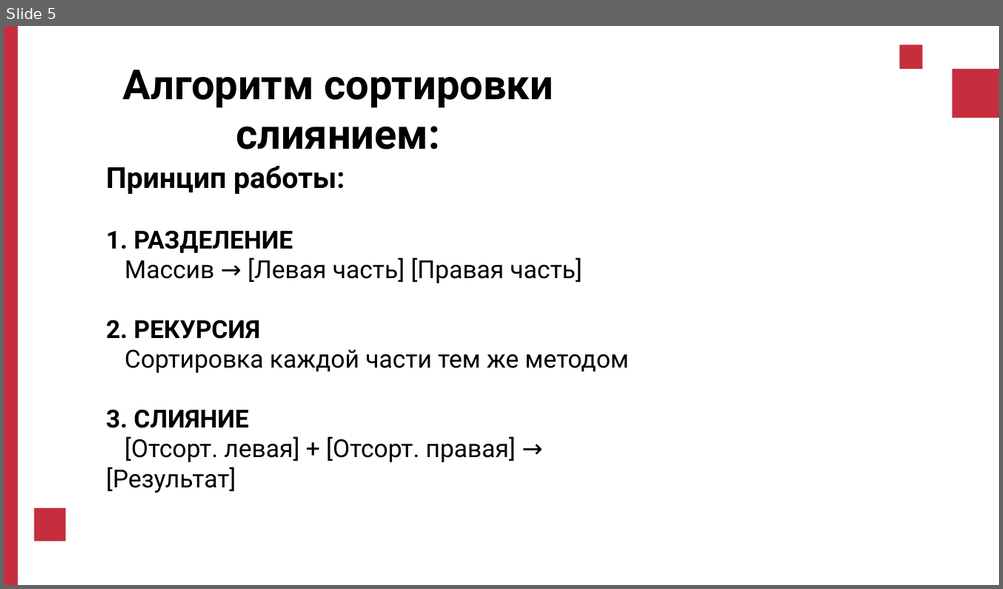
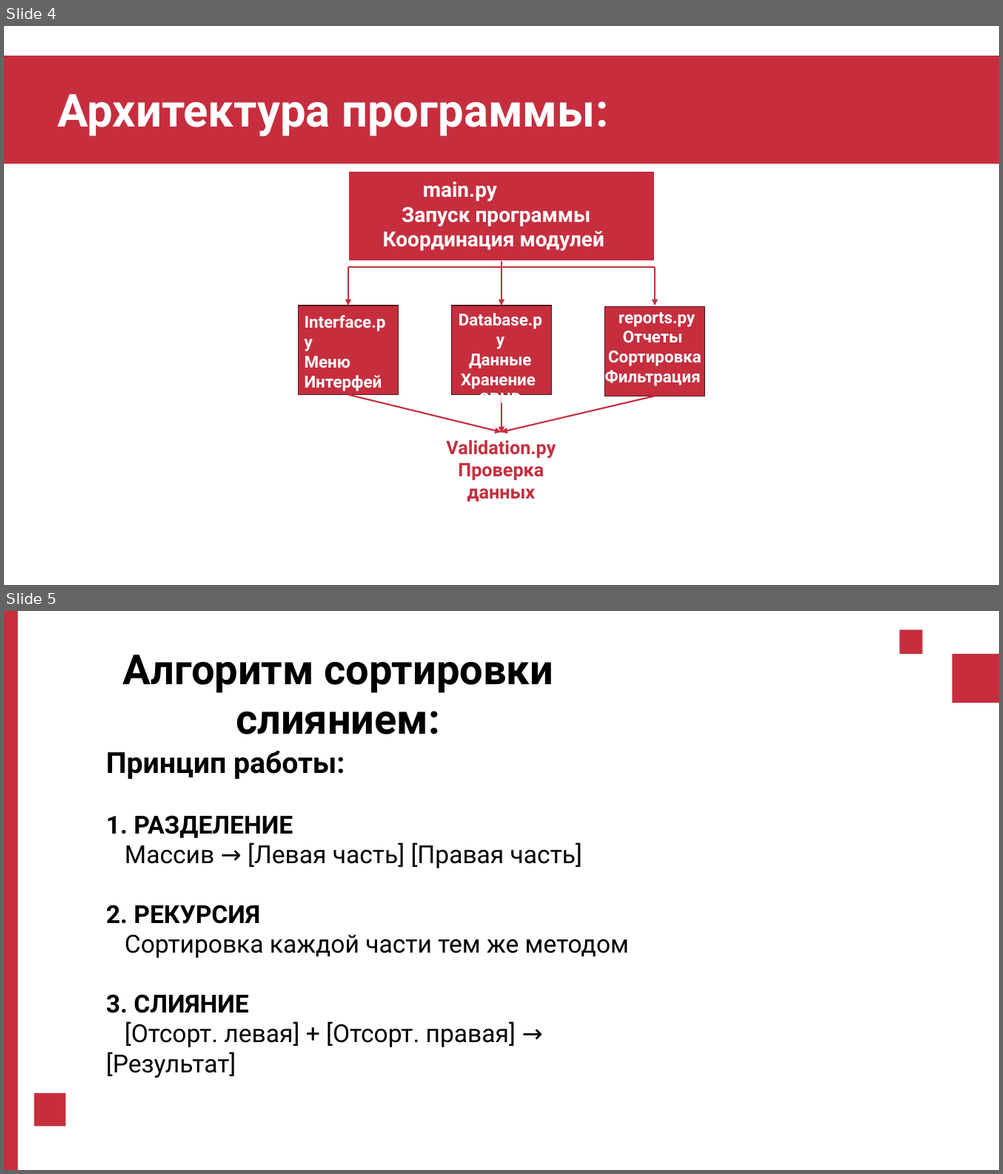
Before and after one commit to nashua43/Ychet_sotrudnikov, a slide deck: Презентация Витухина.pptx. Shown one above the other, each under a label of ours: slide 5 before the commit, slides 4 and 5 after it. The pictures are 1003x589 and 1003x1174 pixels, drawn with LibreOffice and Linux fonts; fonts in the diff are those of the drawing. Boxes give left, top, right and bottom in pixels: in the first picture for what was removed or moved away, otherwise in the second. Text is boxed around its words. In the diff, an @@ line names an element or a change of style, - is before the commit and + after.

```diff
--- a/Презентация Витухина.pptx
+++ b/Презентация Витухина.pptx
@@ slide 4 added at [4, 26, 999, 585], background #FFFFFF @@
@@ rectangle added at [4, 56, 999, 164], fill #C62E3E @@
@@ text added at [58, 94, 609, 136], 44 pt, text #FFFFFF, bold @@
+Архитектура программы:
@@ rectangle added at [348, 172, 654, 262], fill #C62E3E, outline #FFFFFF 1.5 pt @@
@@ text added at [383, 181, 604, 251], 20 pt, text #FFFFFF, bold @@
+main.py
+Запуск программы
+Координация модулей
@@ line added from (348, 267) to (654, 267), #C62E3E 1.5 pt @@
@@ arrow added from (348, 267) to (348, 306), #C62E3E 1.5 pt @@
@@ line added from (502, 262) to (502, 267), #C62E3E 1.5 pt @@
@@ arrow added from (502, 267) to (502, 306), #C62E3E 1.5 pt @@
@@ arrow added from (654, 267) to (654, 306), #C62E3E 1.5 pt @@
@@ rectangle added at [298, 306, 398, 395], fill #C62E3E, outline #57141B 1 pt @@
@@ rectangle added at [452, 306, 552, 395], fill #C62E3E, outline #57141B 1 pt @@
@@ text added at [458, 313, 542, 410], 16 pt, text #FFFFFF, bold @@
+Database.py
+Данные
+Хранение
+CRUD
@@ rectangle added at [605, 307, 705, 397], fill #C62E3E, outline #57141B 1 pt @@
@@ text added at [605, 312, 701, 386], 16 pt, text #FFFFFF, bold @@
+reports.py
+Отчеты
+Сортировка
+Фильтрация
@@ text added at [304, 315, 386, 369], 16 pt, text #FFFFFF, bold @@
+Interface.py
+Меню
+Интерфейс
+Вывод
@@ arrow added from (348, 395) to (501, 432), #C62E3E 1.5 pt @@
@@ arrow added from (654, 396) to (501, 432), #C62E3E 1.5 pt @@
@@ arrow added from (502, 394) to (502, 434), #C62E3E 1.5 pt @@
@@ text added at [446, 440, 555, 502], 18 pt, text #C62E3E, bold @@
+Validation.py
+Проверка данных
```
Also in this commit, not shown: 2 slides changed, 1 other slide added, 1 slide removed.
